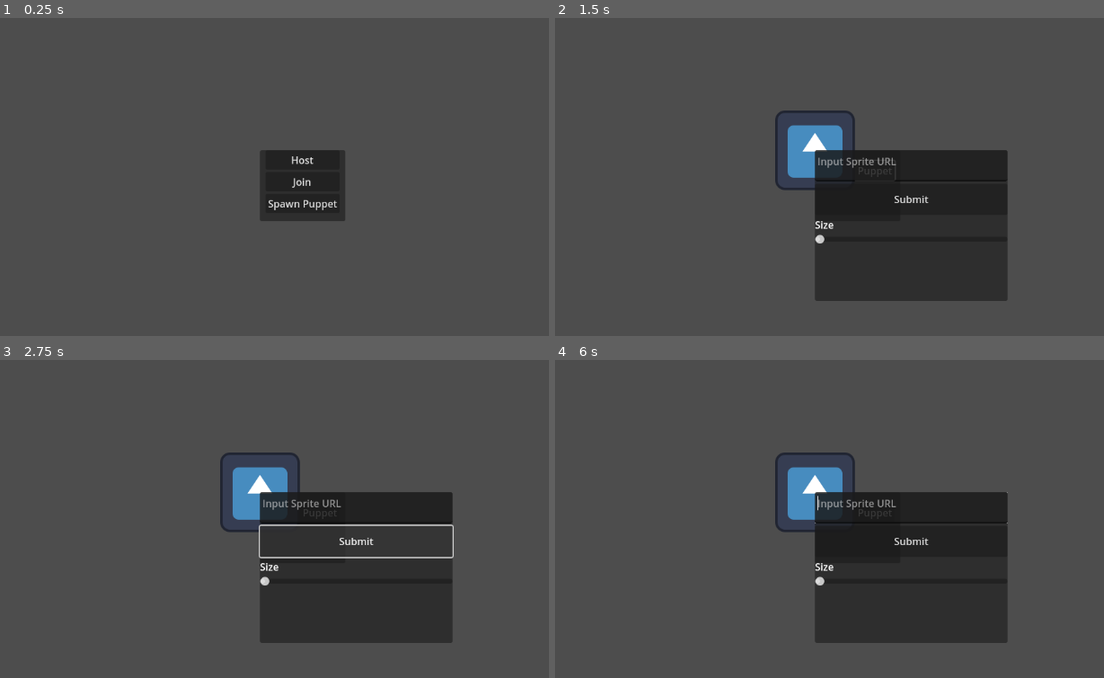
Above: before the commit, frames 1-4 (two rows, left to right).
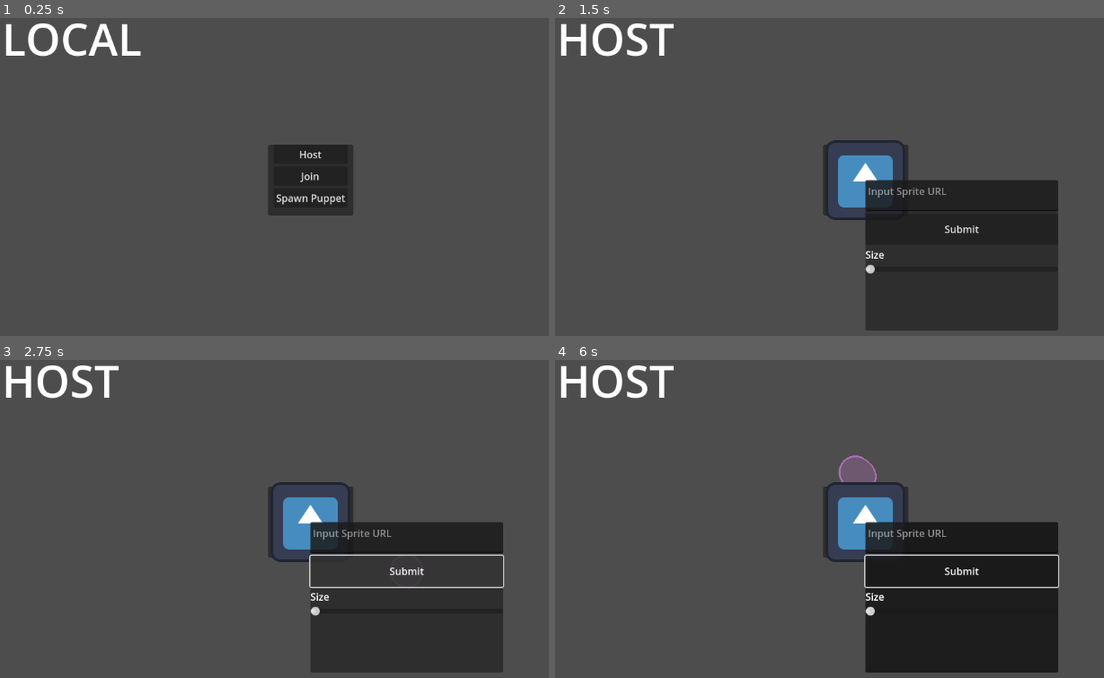
Above: after the commit, the same moments.

Repository: Sheepy3/puppet-stage
Game: Godot game, scene res://main.tscn
Two runs of this game, one before a commit and one after it. Both use one fixed random seed, a clock stepped at 60 frames per second and the inputs below. The engine's default icon, where the game draws it, is replaced by a stand-in: a white triangle on a blue panel in a dark square.
Inputs (mouse positions are in pixels of both pictures, inside the frame that each line leads up to):
- Up to frame 1 (0.25 s): no input
- Up to frame 2 (1.5 s): click "Host" at 0.5 s; click "Spawn Puppet" at 1.25 s
- Up to frame 3 (2.75 s): click "Submit" at 2 s
- Up to frame 4 (6 s): click "Spawn Puppet" at 2.75 s; click "Submit" at 3.5 s; click "Spawn Puppet" at 4.25 s; click "Submit" at 5 s; tap Enter at 5.75 s; drag from (813, 493) to (939, 433) at 5.77 s

The runs differ from the first frame. In frame 1, 2.6% of the frame differs, in the area x 0-65%, y 1-64%; in frame 2, 16%; in frame 3, 16%; in frame 4, 17%, in the area x 0-92%, y 1-99%.

Commit message:
implementing networked cursors

Diff:
--- a/puppetstage/HTTP_Handler.gd
+++ b/puppetstage/HTTP_Handler.gd
@@ -9,17 +9,18 @@
 	pass # Replace with function body.
 
 
-func make_request(url) -> Texture:
+func make_request(url) -> Image:
+	print(url)
 	var error = request(url)
 	if error != OK:
 		push_error("An error occurred in the HTTP request.")
 	await request_completed
-	var texture = ImageTexture.create_from_image(image)
-	return texture
+	#var texture = ImageTexture.create_from_image(image)
+	return image
 
 
 func _on_request_completed(result: int, response_code: int, headers: PackedStringArray, body: PackedByteArray) -> void:
-	print("function called")
+	print("HTTPS Request completed!")
 	#var image = Image.new()
 	image = Image.new()
 	var error = image.load_png_from_buffer(body)
--- /dev/null
+++ b/puppetstage/cursor/Cursor.gd
@@ -0,0 +1,20 @@
+extends Node2D
+#var point:Resource = preload("res://vector_brush/point.tscn")
+#var points:PackedVector2Array
+# Called when the node enters the scene tree for the first time.
+func _ready() -> void:
+	print("Cursor ready:", name, "Authority:", get_multiplayer_authority())
+	pass # Replace with function body.
+
+func _enter_tree() -> void:
+	set_multiplayer_authority(str(name).to_int())
+
+# Called every frame. 'delta' is the elapsed time since the previous frame.
+func _process(delta:float) -> void:
+	if is_multiplayer_authority():
+		position = get_global_mouse_position()
+		pass
+
+func _input(input:InputEvent) -> void:
+	if input is InputEventMouseButton:
+		pass
--- /dev/null
+++ b/puppetstage/cursor/Cursor.gdshader
@@ -0,0 +1,60 @@
+shader_type canvas_item;
+
+uniform float rot_angle = 0.0;
+const vec2 pivot = vec2(0.5, 0.5);
+uniform float circle_radius = 0.2; // Radius of the circle
+uniform float drag = 0.0;
+uniform float outline_thickness = 0.01;
+uniform vec4 official_color;
+void fragment() {
+    // Center the UV coordinates
+    vec2 uv = UV - pivot;
+
+    // Rotate the UV coordinates
+    float sina = sin(rot_angle);
+    float cosa = cos(rot_angle);
+    mat2 rotation = mat2(
+        vec2(cosa, -sina),
+        vec2(sina, cosa)
+    );
+    uv = rotation * uv;
+
+    vec2 ellipse_axes = vec2(drag + (circle_radius*2.0), circle_radius * 2.0); // Semi-major and semi-minor axes
+
+    float alpha = 0.0;
+    vec4 color = vec4(0.0, 0.0, 1.0, 0.0); // Default to blue with no alpha
+
+      if (uv.x < 0.0) {
+        // Left side: ellipse
+        vec2 ellipse_uv = uv / ellipse_axes;
+        float ellipse_distance = length(ellipse_uv);
+
+        float adjusted_thickness = outline_thickness / max(ellipse_axes.x, ellipse_axes.y);
+
+        if (abs(ellipse_distance - 0.5) < adjusted_thickness) {
+            color = official_color; // Red outline
+			color -= vec4(0.0,0.0,0.0,0.4);
+        } else if (ellipse_distance < 0.5) {
+            color = official_color; // Blue fill
+			color -= vec4(0.0,0.0,0.0,0.8);
+        } else {
+            discard; // Outside the shape
+        }
+    } else {
+        // Right side: circle
+        float circle_distance = length(uv);
+
+        if (abs(circle_distance - circle_radius) < outline_thickness) {
+            color = official_color; // Red outline
+			color -= vec4(0.0,0.0,0.0,0.4);
+        } else if (circle_distance < circle_radius) {
+            color = official_color; // Blue fill
+			color -= vec4(0.0,0.0,0.0,0.8);
+        } else {
+            discard; // Outside the shape
+        }
+    }
+
+    // Set the color
+    COLOR = color;
+}
--- /dev/null
+++ b/puppetstage/cursor/Cursor.tscn
@@ -0,0 +1,31 @@
+[gd_scene load_steps=7 format=3 uid="uid://bswq7q2xsnoyd"]
+
+[ext_resource type="Script" path="res://cursor/Cursor.gd" id="1_moou7"]
+[ext_resource type="Shader" path="res://cursor/Cursor.gdshader" id="2_036w2"]
+[ext_resource type="Texture2D" uid="uid://eyyuwitmxqma" path="res://icon.svg" id="3_bqsb3"]
+[ext_resource type="Script" path="res://cursor/CursorVisual.gd" id="4_cn10k"]
+
+[sub_resource type="ShaderMaterial" id="ShaderMaterial_akd2o"]
+shader = ExtResource("2_036w2")
+shader_parameter/rot_angle = 0.0
+shader_parameter/circle_radius = 0.2
+shader_parameter/drag = 0.0
+shader_parameter/outline_thickness = 0.01
+shader_parameter/official_color = Vector4(0.953, 0.533, 1, 1)
+
+[sub_resource type="SceneReplicationConfig" id="SceneReplicationConfig_gm3d7"]
+properties/0/path = NodePath(".:position")
+properties/0/spawn = true
+properties/0/replication_mode = 1
+
+[node name="Cursor" type="Node2D"]
+script = ExtResource("1_moou7")
+
+[node name="Sprite2D" type="Sprite2D" parent="."]
+unique_name_in_owner = true
+material = SubResource("ShaderMaterial_akd2o")
+texture = ExtResource("3_bqsb3")
+script = ExtResource("4_cn10k")
+
+[node name="MultiplayerSynchronizer" type="MultiplayerSynchronizer" parent="."]
+replication_config = SubResource("SceneReplicationConfig_gm3d7")
--- /dev/null
+++ b/puppetstage/cursor/CursorVisual.gd
@@ -0,0 +1,30 @@
+extends Sprite2D
+
+var shape_material:Material = material
+var previous_mouse_position:= Vector2()
+var mouse_velocity:= Vector2()
+var current_drag:float = 0.0
+var current_radius:float
+@export var target_radius: float = 0.2
+func _ready() -> void:
+	previous_mouse_position = get_global_mouse_position()
+
+func _process(delta:float) -> void:
+	if is_multiplayer_authority():
+		var current_mouse_position:Vector2 = get_global_mouse_position()
+		var new_velocity: = (current_mouse_position - previous_mouse_position) / delta
+		mouse_velocity = lerp(mouse_velocity, new_velocity, 0.1)
+		previous_mouse_position = current_mouse_position
+		var velocity_magnitude_clamped:float = clamp(remap(mouse_velocity.length(), 1, 2000, 0, 1),0,0.8)
+
+		current_radius = lerpf(current_radius,target_radius,0.1)
+		shape_material.set_shader_parameter("circle_radius",(current_radius))
+
+		if Input.get_last_mouse_velocity():
+			current_drag = velocity_magnitude_clamped / 2.0
+			shape_material.set_shader_parameter("drag",current_drag)
+			if (mouse_velocity.length() != 0):
+				shape_material.set_shader_parameter("rot_angle",(mouse_velocity.angle()))
+		else:
+			current_drag = lerp(current_drag, 0.0, 0.05)
+			shape_material.set_shader_parameter("drag",current_drag)
--- a/puppetstage/main.gd
+++ b/puppetstage/main.gd
@@ -2,36 +2,44 @@
 
 var peer = ENetMultiplayerPeer.new()
 @export var puppet_scene: PackedScene
-
+var cursor:PackedScene = preload("res://cursor/Cursor.tscn")
 var idx
 var bus_index
 var spectrum_analyzer
 var analyzer_instance:AudioEffectInstance
 var test:AudioEffectSpectrumAnalyzerInstance
+
 func _ready():
-	#print(AudioServer.get_input_device_list())
-	#AudioServer.set_input_device("Microphone (4- USB PnP Audio Device)")
 	bus_index = AudioServer.get_bus_index("Record")
 	analyzer_instance = AudioServer.get_bus_effect_instance(bus_index, 1)
-	#print(analyzer_instance)
+	multiplayer.peer_connected.connect(_spawn_cursor)
 
 func _process(_delta):
 	if analyzer_instance:
 		var magnitude = analyzer_instance.get_magnitude_for_frequency_range(0, 10000,1)
-		#print(analyzer_instance.get_magnitude_for_frequency_range() )
-		#print("Volume (linear):", magnitude)
+
 func _on_host_pressed():
 	peer.create_server(135)
+	HttpHandler.is_multiplayer = true
 	multiplayer.multiplayer_peer = peer
-	#multiplayer.peer_connected.connect(_add_player)
+	%NetworkStatus.text = "HOST"
+	%Host.hide()
+	%Join.hide()
+	_spawn_cursor()
+
+func _on_join_pressed():
+	peer.create_client("localhost", 135)
+	HttpHandler.is_multiplayer = true
+	multiplayer.multiplayer_peer = peer
+	%NetworkStatus.text = "PEER"
 	%Host.hide()
 	%Join.hide()
 
-func _on_join_pressed():
-	peer.create_client("localhost", 135)
-	multiplayer.multiplayer_peer = peer
-	%Host.hide()
-	%Join.hide()
+func _spawn_cursor(id = 1):
+	print(id)
+	var new_cursor = cursor.instantiate()
+	new_cursor.name = str(id)
+	add_child(new_cursor,true)
 
 func _on_spawn_puppet_pressed() -> void:
 	_spawn_puppet.rpc()
--- a/puppetstage/main.tscn
+++ b/puppetstage/main.tscn
@@ -1,12 +1,14 @@
-[gd_scene load_steps=4 format=3 uid="uid://b1n4l48hpdlvl"]
+[gd_scene load_steps=5 format=3 uid="uid://b1n4l48hpdlvl"]
 
 [ext_resource type="Script" path="res://main.gd" id="1_h8lw1"]
 [ext_resource type="PackedScene" uid="uid://buk4hi5whq5mp" path="res://puppet.tscn" id="2_xjmcy"]
 
 [sub_resource type="AudioStreamMicrophone" id="AudioStreamMicrophone_phvn7"]
 
+[sub_resource type="LabelSettings" id="LabelSettings_qtdfm"]
+font_size = 71
+
 [node name="main" type="Node2D"]
-position = Vector2(495, 276)
 script = ExtResource("1_h8lw1")
 puppet_scene = ExtResource("2_xjmcy")
 
@@ -20,8 +22,17 @@
 bus = &"Record"
 
 [node name="Menu" type="Panel" parent="."]
-offset_right = 137.0
-offset_bottom = 114.0
+anchors_preset = 8
+anchor_left = 0.5
+anchor_top = 0.5
+anchor_right = 0.5
+anchor_bottom = 0.5
+offset_left = -68.5
+offset_top = -57.0
+offset_right = 68.5
+offset_bottom = 57.0
+grow_horizontal = 2
+grow_vertical = 2
 size_flags_horizontal = 0
 
 [node name="VBoxContainer" type="VBoxContainer" parent="Menu"]
@@ -49,6 +60,21 @@
 layout_mode = 2
 text = "Spawn Puppet"
 
+[node name="NetworkStatus" type="Label" parent="."]
+unique_name_in_owner = true
+offset_left = -495.0
+offset_top = -276.0
+offset_right = -252.0
+offset_bottom = -164.0
+text = "LOCAL"
+label_settings = SubResource("LabelSettings_qtdfm")
+
+[node name="Camera2D" type="Camera2D" parent="."]
+
+[node name="MultiplayerSpawner2" type="MultiplayerSpawner" parent="."]
+_spawnable_scenes = PackedStringArray("res://cursor/Cursor.tscn")
+spawn_path = NodePath("..")
+
 [connection signal="pressed" from="Menu/VBoxContainer/Host" to="." method="_on_host_pressed"]
 [connection signal="pressed" from="Menu/VBoxContainer/Join" to="." method="_on_join_pressed"]
 [connection signal="pressed" from="Menu/VBoxContainer/SpawnPuppet" to="." method="_on_spawn_puppet_pressed"]
--- a/puppetstage/project.godot
+++ b/puppetstage/project.godot
@@ -22,3 +22,7 @@
 [autoload]
 
 HttpHandler="*res://HTTP_Handler.gd"
+
+[editor_plugins]
+
+enabled=PackedStringArray("res://addons/tile-instances/plugin.cfg")
--- a/puppetstage/puppet.gd
+++ b/puppetstage/puppet.gd
@@ -3,62 +3,67 @@
 var drag_start
 var start_position
 var final_position
-#@export var name:String
+
 @export var sprite:String
 var prev_sprite:String
 @export var focused:bool
-# Called when the node enters the scene tree for the first time.
-func _ready() -> void:
-	pass # Replace with function body.
 
 
-# Called every frame. 'delta' is the elapsed time since the previous frame.
 func _process(_delta: float) -> void:
 	if dragging:
 		position = start_position + get_global_mouse_position() - drag_start
 		update_position.rpc(position)
-
-func _changesprite():
-	pass
-
+	$Panel/VBoxContainer/Sprite_Label.text = sprite
+	$Panel/VBoxContainer/Sprite_Label2.text = prev_sprite
 
 func _on_area_2d_input_event(_viewport: Node, event: InputEvent, _shape_idx: int) -> void:
 	if event is InputEventMouseButton:
 		if event.button_index == MOUSE_BUTTON_LEFT:
 			if event.pressed:
-				# Start dragging
 				dragging = true
 				drag_start = get_global_mouse_position()
 				start_position = position
 			else:
-				# Stop dragging
 				dragging = false
-
 
 @rpc("any_peer","call_local")
 func update_position(sent_final_position):
 	position = sent_final_position
 
 @rpc("any_peer","call_local")
-func update_sprite(spriteurl):
-	sprite = spriteurl
-	if not HttpHandler.is_multiplayer:
-		_on_multiplayer_synchronizer_synchronized()
+func update_sprite(data):
+	print(multiplayer.get_unique_id())
+	if multiplayer.is_server():
+		sprite = data
+		prev_sprite = sprite
+		print("updating sprite")
+		var new_sprite = await HttpHandler.make_request(sprite)
+		if new_sprite:
+			var new_texture = ImageTexture.create_from_image(new_sprite)
+			%Sprite2D.set_texture(new_texture)
+			update_sprite_local.rpc(new_sprite.get_width(),new_sprite.get_height(),new_sprite.get_format(),new_sprite.get_data())
+
+@rpc("authority","call_remote")
+func update_sprite_local(width,height,format,data):
+	print("called")
+	#create_from_data(width: int, height: int, use_mipmaps: bool, format: Format, data: PackedByteArray) static
+	var new_sprite = Image.create_from_data(width,height,false,format,data)
+	var new_texture = ImageTexture.create_from_image(new_sprite)
+	%Sprite2D.set_texture(new_texture)
+
+@rpc("any_peer","call_local")
+func update_size(size):
+	var new_scale = Vector2(size,size)
+	%Sprite2D.set_scale(new_scale)
+	pass
 
 func _on_update_pressed() -> void:
+	sprite = %SpriteURL.text
 	if (prev_sprite != sprite) || (sprite != null):
-		update_sprite(%SpriteURL.text)
+		update_sprite.rpc(sprite)
 		print("called")
 	pass # Replace with function body.
 
-func _on_multiplayer_synchronizer_synchronized() -> void:
-	if prev_sprite != sprite:
-		var new_sprite = await HttpHandler.make_request(%SpriteURL.text)
-		if new_sprite:
-			$Sprite2D.set_texture(new_sprite)
-		prev_sprite = sprite
+func _on_size_slider_value_changed(value: float) -> void:
+	update_size.rpc(value)
 	pass # Replace with function body.
-
-
-func _on_size_slider_value_changed(value: float) -> void:
-	pass # Replace with function body.
--- a/puppetstage/puppet.tscn
+++ b/puppetstage/puppet.tscn
@@ -18,6 +18,7 @@
 script = ExtResource("1_05bsq")
 
 [node name="Sprite2D" type="Sprite2D" parent="."]
+unique_name_in_owner = true
 texture = ExtResource("1_fh2my")
 
 [node name="MultiplayerSynchronizer" type="MultiplayerSynchronizer" parent="."]
@@ -58,7 +59,18 @@
 
 [node name="Size_Slider" type="HSlider" parent="Panel/VBoxContainer"]
 layout_mode = 2
+min_value = 0.1
+max_value = 1.0
+step = 0.01
+value = 0.1
 
-[connection signal="synchronized" from="MultiplayerSynchronizer" to="." method="_on_multiplayer_synchronizer_synchronized"]
+[node name="Sprite_Label" type="Label" parent="Panel/VBoxContainer"]
+layout_mode = 2
+
+[node name="Sprite_Label2" type="Label" parent="Panel/VBoxContainer"]
+layout_mode = 2
+
+[connection signal="delta_synchronized" from="MultiplayerSynchronizer" to="." method="_on_multiplayer_synchronizer_synchronized"]
 [connection signal="input_event" from="Area2D" to="." method="_on_area_2d_input_event"]
 [connection signal="pressed" from="Panel/VBoxContainer/Update" to="." method="_on_update_pressed"]
+[connection signal="value_changed" from="Panel/VBoxContainer/Size_Slider" to="." method="_on_size_slider_value_changed"]
Not shown, added: puppetstage/addons/tile-instances/globals.gd
Not shown, added: puppetstage/addons/tile-instances/plugin.cfg
Not shown, added: puppetstage/addons/tile-instances/plugin.gd
Not shown, added: puppetstage/addons/tile-instances/tile_instances.gd
